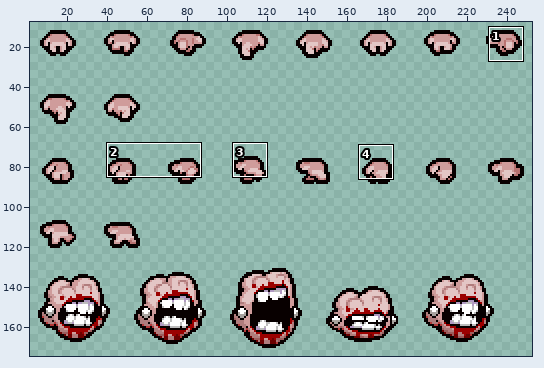
File history of a sprite sheet, resources/gfx/monsters/gluttyb.png. The first picture is a wide view before the edit; the outline marks the close-up.
Close-up. Before:
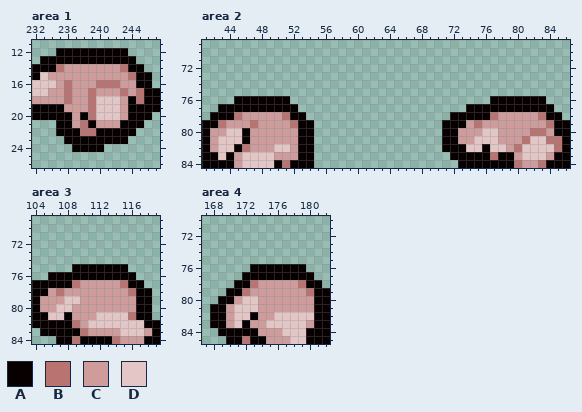
The file is 288x176 pixels. Colours within 5 levels of each other are drawn and written as one. Shown: area 1: x 232..247, y 11..26; area 2: x 41..86, y 69..84; area 3: x 104..119, y 69..84; area 4: x 167..182, y 70..85. The wide view leaves out empty margins. The commit also changed other parts of the picture, which this record leaves out.
Palette (. is transparent): A #080000  B #b97371  C #cf9c9b  D #e3c6c5
Pixels before, area 1, first column x 232:
12 ...AAAAAAAAA....
13 .AAAAAAAAAAAA...
14 AAABCCCCCCCBAA..
15 ADCCCCCCCCCCBAA.
16 DDDCBCCCBBBCCAA.
17 DDCCBCCBCCCBCBAA
18 CCCCBCCBDDDCABAA
19 AAAACCCBDDDCAAAA
20 AAAAACABDDDCAAA.
21 ...AACBACCCAAA..
22 ...AAABBAAAAA...
23 ....AAAAAAAA....
24 .....AAAA.......
Pixels before, area 2, first column x 41:
76 ....AAAAAAA.........................AAAAAAA...
77 ..AAAAAAAAAA.....................AAAAAAAAAAA..
78 .AAABCCCCCBAA..................AAAAABCCCCCBAA.
79 AABCCCBCCCCBAA................AAACBCCCCCCCCBAA
80 ACCDDACCCCCCAA................AACCCDDCCCCBBCAA
81 ACDDDACCCCCCAA................AACCDDDCCCBDDBBA
82 ACDDABCCCDDCAA................AAADDADDCBDDDDBA
83 AADACDDDDCCCAA.................AAAAABAACDDDCAA
84 AAAACDDDDABAAA..................AAAAAAABCCBAAA
Pixels before, area 3, first column x 104:
75 .....AAAAAAA....
76 ..AAAAAAAAAAA...
77 AAAAABCCCCCBAA..
78 AACBCCCCCCCCBAA.
79 ACCCDDCCCCCCCAA.
80 ACCDDCCCCCCCCAA.
81 AADDACCCDDDDBAA.
82 AAAAABCDDDDDDDAA
83 .AAAAABCCCCDDDCA
84 ...AABAAAABCCCAA
Pixels before, area 4, first column x 168:
76 .....AAAAAAA...
77 ....AAAAAAAAA..
78 ...AABCCCCCBAA.
79 ..AABCCCCCCCBAA
80 .AACDDCCCCCCCAA
81 AACDDDCCCCCCCAA
82 AACDDACCDDDDDAA
83 AACDACCDDDDDCAA
84 .AAAAACCCDDDAAA
85 ..AABAACCCDDAAA
Now the later version:
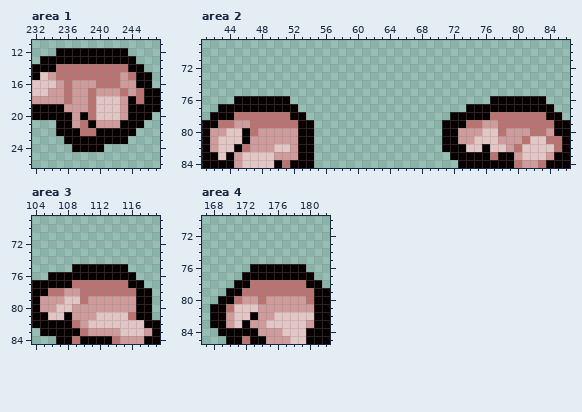
The exact change:
Changed rows in their new state; - is an unchanged pixel.
Area 1:
first column x 235:
14 -BBBBBBB
15 BBBBBBBB
Area 2:
first column x 44:
78 --BBBBB---------------------------BBBBB-
79 B---BBBB----------------------B---BBBBBB
80 ---B------------------------------B-----
Area 3:
first column x 106:
77 ----BBBBB-
78 B---BBBBBB
79 ----B-----
Area 4:
first column x 170:
78 ----BBBBB--
79 ---BBBBBBB-
80 -BCCB-----B
81 B----------
Boxes around the changes in both close-ups, in picture pixels (x1, y1, x2, y2):
changed: (56, 64, 120, 80)
changed: (226, 112, 290, 136)
changed: (466, 112, 546, 136)
changed: (80, 280, 128, 304)
changed: (48, 288, 56, 296)
changed: (226, 280, 314, 312)
